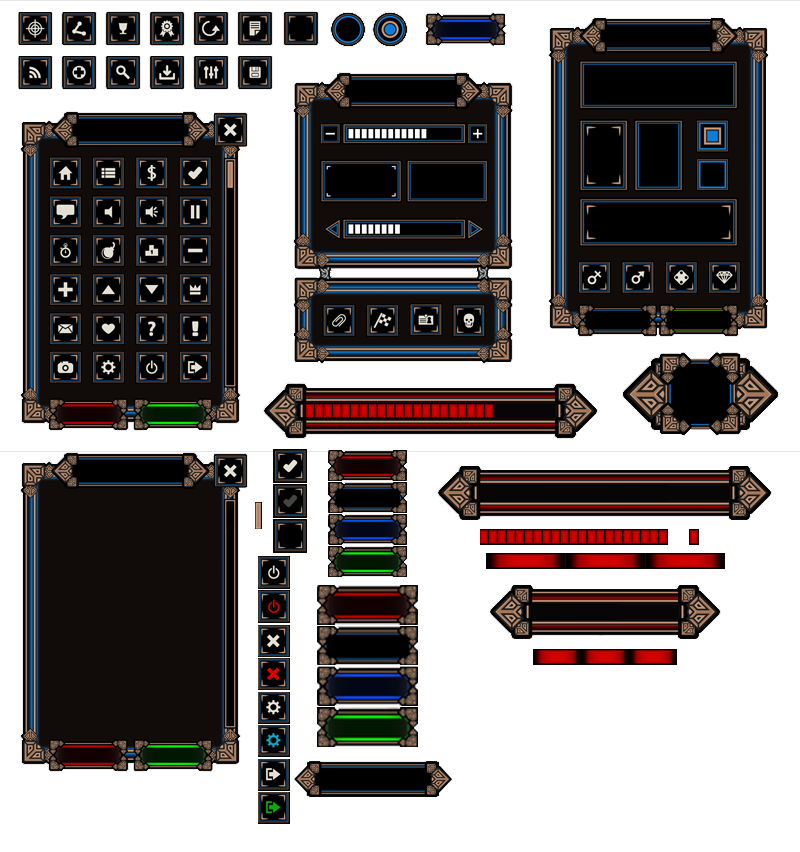
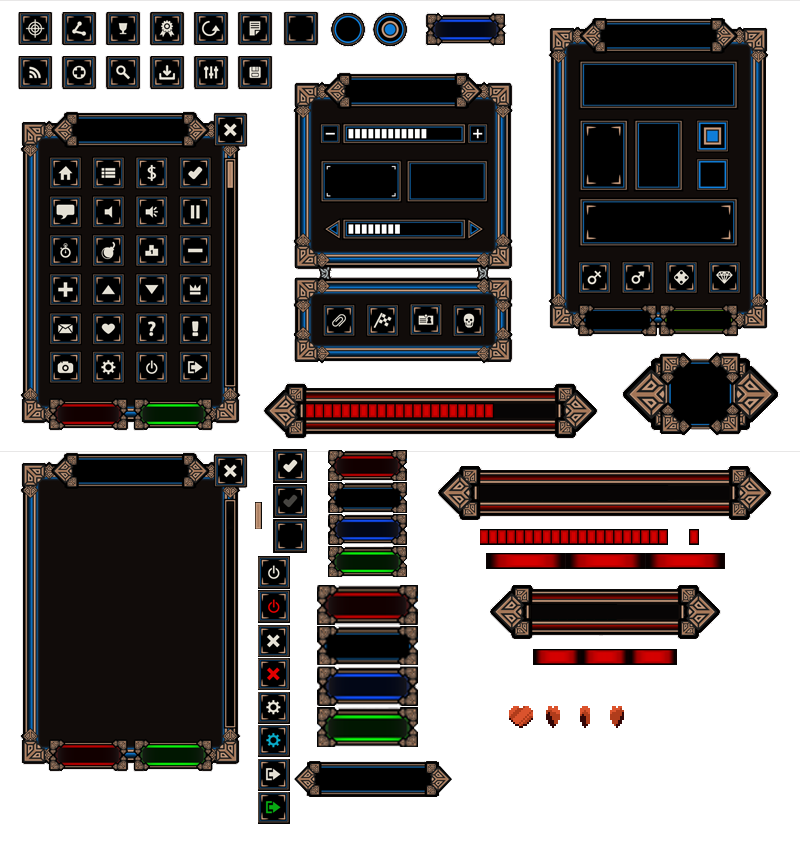
Two versions of the same layered image (800px x 852px). Layer-by-layer changes:
added layer "Heart 4" above "Heart 3" over (x1=610, y1=706, x2=624, y2=728)
added layer "Heart 3" above "Heart 2" over (x1=580, y1=706, x2=590, y2=728)
added layer "Heart 2" above "Heart 1" over (x1=546, y1=706, x2=560, y2=728)
added layer "Heart 1" above "Back Hover 2" over (x1=509, y1=706, x2=533, y2=728)
